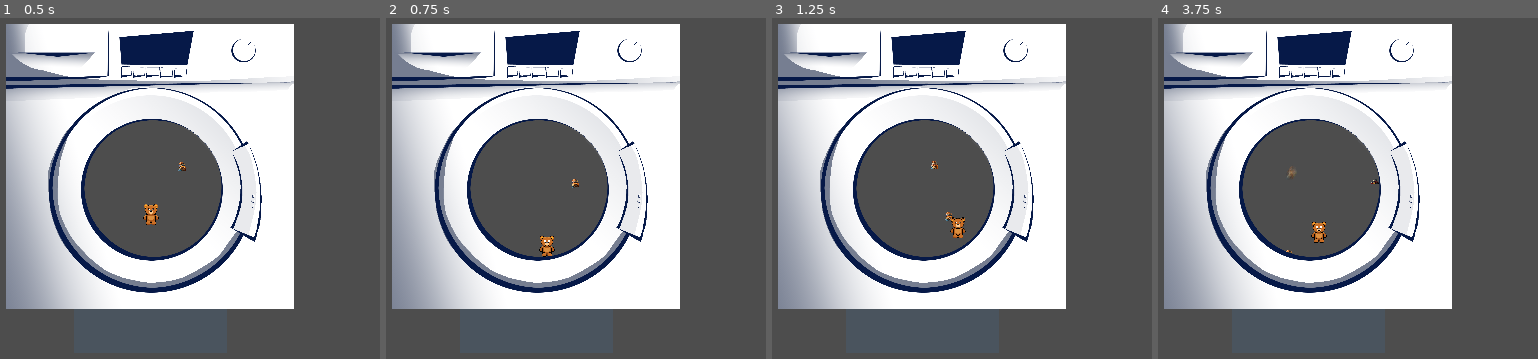
Above: before the commit, frames 1-4 (left to right).
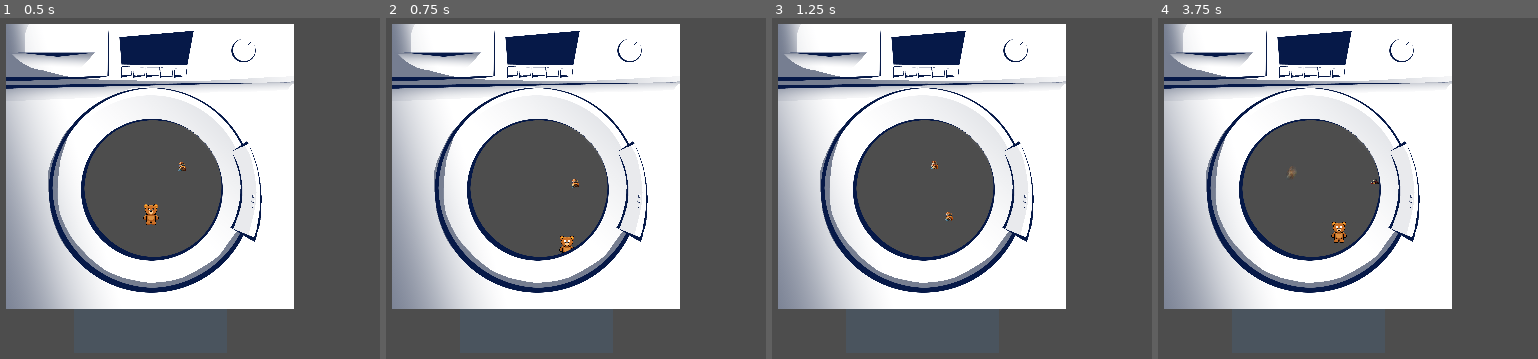
Above: after the commit, the same moments.

Repository: viniromao/gmtk-game
Game: Godot game, scene res://scenes/gameplay_scene.tscn
The game is run twice, just before and just after one commit, with the same random seed, the same clock (stepped at 60 frames per second) and the same inputs.
Inputs (mouse positions are in pixels of both pictures, inside the frame that each line leads up to):
- Up to frame 1 (0.5 s): no input
- Up to frame 2 (0.75 s): tap Enter (ui_accept) at 0.5 s; move the mouse to (728, 188) at 0.52 s; hold Right (ui_right) from 0.53 s (still down); click (728, 188) at 0.67 s
- Up to frame 3 (1.25 s): keep holding Right (ui_right); tap Enter (ui_accept) at 0.77 s
- Up to frame 4 (3.75 s): release Right (ui_right) at 1.25 s; drag from (1165, 232) to (1310, 188) at 1.27 s; move the mouse to (1405, 110) at 2.02 s; hold Left (ui_left) 2.03-2.75 s; drag from (1283, 301) to (outside the picture) at 2.77 s; tap Enter (ui_accept) at 3.5 s; move the mouse to (outside the picture) at 3.52 s; hold Right (ui_right) from 3.53 s (still down)

Frame 1 is identical in both runs. In frame 2, 0.3% of the frame differs, in the area x 40-50%, y 63-71%; in frame 3, 0.2%; in frame 4, 0.4%, in the area x 33-50%, y 59-70%.

Commit message:
detecting collision between player and obstacles

Diff:
--- a/object_scenes/obstacle.tscn
+++ b/object_scenes/obstacle.tscn
@@ -1,12 +1,19 @@
-[gd_scene load_steps=3 format=3 uid="uid://cdi65rpewbc03"]
+[gd_scene load_steps=4 format=3 uid="uid://cdi65rpewbc03"]
 
 [ext_resource type="Script" uid="uid://cgcxfvbrm0u0r" path="res://scripts/obstacle.gd" id="1_0csld"]
 [ext_resource type="Texture2D" uid="uid://qro32bwxwoxh" path="res://textures/cloth_3.png" id="2_0csld"]
 
-[node name="Obstacle" type="Node2D"]
+[sub_resource type="CircleShape2D" id="CircleShape2D_0csld"]
+
+[node name="Obstacle" type="Area2D"]
 scale = Vector2(20, 20)
 script = ExtResource("1_0csld")
 
 [node name="Sprite2D" type="Sprite2D" parent="."]
 scale = Vector2(0.01, 0.01)
 texture = ExtResource("2_0csld")
+
+[node name="CollisionShape2D" type="CollisionShape2D" parent="."]
+shape = SubResource("CircleShape2D_0csld")
+
+[connection signal="area_entered" from="." to="." method="_on_area_entered"]
--- a/scenes/player.tscn
+++ b/object_scenes/player.tscn
@@ -22,8 +22,13 @@
 [sub_resource type="RectangleShape2D" id="RectangleShape2D_g2els"]
 size = Vector2(520, 871)
 
+[sub_resource type="RectangleShape2D" id="RectangleShape2D_p0pxo"]
+size = Vector2(22.88, 22.25)
+
 [node name="player" type="CharacterBody2D"]
 script = ExtResource("1_3vyb7")
+move_speed = 600.0
+swim_force = 500.0
 
 [node name="AnimatedSprite2D" type="AnimatedSprite2D" parent="."]
 sprite_frames = SubResource("SpriteFrames_u8vuu")
@@ -31,3 +36,13 @@
 [node name="CollisionShape2D" type="CollisionShape2D" parent="."]
 position = Vector2(7, -14)
 shape = SubResource("RectangleShape2D_g2els")
+
+[node name="Area2D" type="Area2D" parent="."]
+scale = Vector2(25, 40)
+
+[node name="CollisionShape2D" type="CollisionShape2D" parent="Area2D"]
+position = Vector2(-0.0399995, -0.275)
+scale = Vector2(1, 1)
+shape = SubResource("RectangleShape2D_p0pxo")
+
+[connection signal="area_entered" from="Area2D" to="." method="_on_area_2d_area_entered"]
--- a/scenes/gameplay_scene.tscn
+++ b/scenes/gameplay_scene.tscn
@@ -5,7 +5,7 @@
 [ext_resource type="Script" uid="uid://7eqelhigwhrg" path="res://scripts/spawner.gd" id="2_b2a1o"]
 [ext_resource type="PackedScene" uid="uid://cdi65rpewbc03" path="res://object_scenes/obstacle.tscn" id="3_xpbwm"]
 [ext_resource type="Script" uid="uid://cr5fglkg3d4sa" path="res://scripts/camera.gd" id="5_27dq3"]
-[ext_resource type="PackedScene" uid="uid://rcax08kek7j8" path="res://scenes/player.tscn" id="6_1126i"]
+[ext_resource type="PackedScene" uid="uid://rcax08kek7j8" path="res://object_scenes/player.tscn" id="6_1126i"]
 [ext_resource type="Shader" uid="uid://ijgmaspfkgel" path="res://shaders/water.gdshader" id="7_cd025"]
 [ext_resource type="Script" uid="uid://cbtv2f6edfycc" path="res://scripts/water.gd" id="7_gtnmq"]
 
--- a/scripts/obstacle.gd
+++ b/scripts/obstacle.gd
@@ -1,16 +1,13 @@
 extends Node2D
-
 @onready var sprite: Sprite2D = $Sprite2D
+@onready var collision_shape: CollisionShape2D = $CollisionShape2D
 
 var cloth_textures: Array[String] = [
 	"res://textures/cloth_1.webp",
 	"res://textures/cloth_2.png",
 	"res://textures/cloth_3.png"
 ]
-
 @export var target_size: Vector2 = Vector2(2, 2)
-
-#whether to blur or not
 var state: int = 0
 
 func _ready():
@@ -36,9 +33,36 @@
 	)
 
 	sprite.scale = scale_factor
+	update_collision_shape()
+
+func update_collision_shape():
+	if collision_shape == null or sprite.texture == null:
+		return
+
+	var sprite_size = sprite.texture.get_size() * sprite.scale
+	collision_shape.rotation = 0
+
+	if collision_shape.shape is RectangleShape2D:
+		var rect_shape = collision_shape.shape as RectangleShape2D
+		rect_shape.size = sprite_size
+	elif collision_shape.shape is CircleShape2D:
+		var circle_shape = collision_shape.shape as CircleShape2D
+		circle_shape.radius = min(sprite_size.x, sprite_size.y) / 2.0
+	elif collision_shape.shape is CapsuleShape2D:
+		var capsule_shape = collision_shape.shape as CapsuleShape2D
+		capsule_shape.radius = min(sprite_size.x, sprite_size.y) / 2.0
+		capsule_shape.height = max(sprite_size.x, sprite_size.y)
 
 func normalize_sprite_size_keep_aspect():
 	if sprite.texture == null:
 		return
 
 	var original_size = sprite.texture.get_size()
+
+	var scale_factor = min(
+		target_size.x / original_size.x,
+		target_size.y / original_size.y
+	)
+
+	sprite.scale = Vector2(scale_factor, scale_factor)
+	update_collision_shape()
--- a/scripts/player_control.gd
+++ b/scripts/player_control.gd
@@ -37,8 +37,14 @@
 
 func enter_water():
 	is_in_water = true
-	velocity *= 0.7  # soften transition
+	velocity *= 0.7
 
 func exit_water():
 	is_in_water = false
-	velocity.y = 0  # reset vertical momentum
+	velocity.y = 0
+
+
+func _on_area_2d_area_entered(area: Area2D) -> void:
+	print(area)
+	if area.is_in_group("obstacles"):
+		area.queue_free()
--- a/scripts/washing_machine_bound.gd
+++ b/scripts/washing_machine_bound.gd
@@ -16,6 +16,8 @@
 
 func add_obstacle(obstacle: PackedScene, world_pos: Vector2):
 	var instance = obstacle.instantiate()
+	instance.name = "Obstacle"
+	instance.add_to_group("obstacles")
 	add_child(instance)
 	instance.global_position = world_pos
 
Not shown, removed: builds/first_build.apple-touch-icon.png.import
Not shown, removed: builds/first_build.icon.png.import
Not shown, removed: builds/first_build.png.import
Not shown: 1 places in object_scenes/player.tscn that only renumber resources
Not shown, changed: .gitignore
Not shown, removed: builds/first_build.apple-touch-icon.png
Not shown, removed: builds/first_build.audio.position.worklet.js
Not shown, removed: builds/first_build.audio.worklet.js
Not shown, removed: builds/first_build.html
Not shown, removed: builds/first_build.icon.png
Not shown, removed: builds/first_build.js
Not shown, removed: builds/first_build.pck
(and 2 more such lines)
